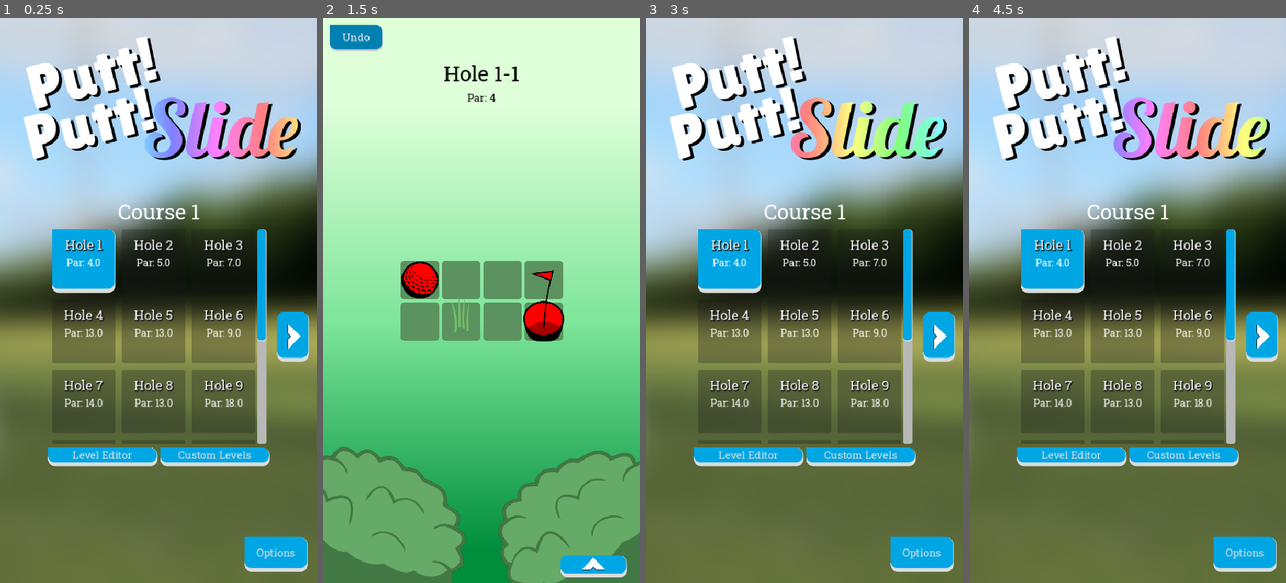
Above: before the commit, frames 1-4 (left to right).
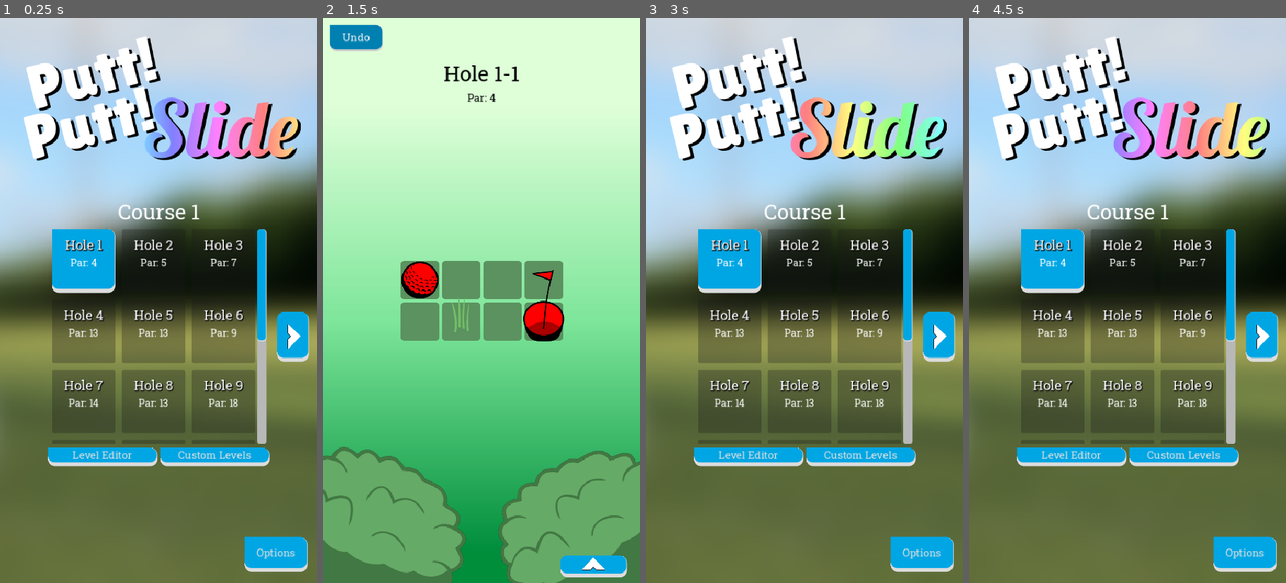
Above: after the commit, the same moments.

Repository: twincannon/GemSlide
Game: Godot game, scene res://scenes/splash_screen.tscn
Two runs of this game, one before a commit and one after it. Both use one fixed random seed, a clock stepped at 60 frames per second and the inputs below. Sound files missing from this copy of the repository are replaced by a short silence.
Inputs (mouse positions are in pixels of both pictures, inside the frame that each line leads up to):
- Up to frame 1 (0.25 s): no input
- Up to frame 2 (1.5 s): click (405, 260) at 0.5 s; click "Undo" at 1.25 s
- Up to frame 3 (3 s): click (915, 566) at 2 s; click "Main Menu" at 2.75 s
- Up to frame 4 (4.5 s): move the mouse to (1197, 272) at 3.52 s; hold D (right) 3.53-4.28 s; click (1197, 272) at 3.6 s; move the mouse to (1064, 328) at 4.27 s; hold S (down) from 4.28 s (still down); tap U (unlocklevels) at 4.35 s

The runs differ from the first frame. In frame 1, 1.0% of the frame differs, in the area x 20-77%, y 42-69%; in frame 2, nothing differs; in frame 3, 1.0%; in frame 4, 1.0%.

Commit message:
Misc cleanup and fixes

Diff:
--- a/scenes/main_menu.tscn
+++ b/scenes/main_menu.tscn
@@ -422,6 +422,7 @@
 icon = ExtResource("10_lpjgg")
 
 [node name="ColorPicker" type="ColorPicker" parent="OptionsContainer/MarginContainer/VBoxContainer"]
+unique_name_in_owner = true
 layout_mode = 2
 edit_alpha = false
 can_add_swatches = false
--- a/scripts/entities/entity.gd
+++ b/scripts/entities/entity.gd
@@ -25,7 +25,7 @@
 signal on_movement_done
 signal on_entity_pre_move(entity:Entity, dir:Vector2i)
 
-func _initialize_entity(game:Game):
+func _initialize_entity(_game:Game):
 	# Called after all entiites have been added and had their ready() called
 	pass
 
--- a/scripts/entities/teleporter.gd
+++ b/scripts/entities/teleporter.gd
@@ -6,7 +6,7 @@
 func _ready():
 	moves = false
 
-func _initialize_entity(game:Game):
+func _initialize_entity(_game:Game):
 	var other_teleporter = find_next_teleporter()
 	if other_teleporter:
 		$Arrow.look_at(other_teleporter.global_position)
--- a/scripts/game.gd
+++ b/scripts/game.gd
@@ -133,10 +133,7 @@
 
 	# Use the smaller scale to ensure the grid fits in both dimensions
 	var final_scale = min(scale_x, scale_y)
-
-	# Apply a maximum scale to prevent the grid from becoming too large
-	var max_scale = 3.0
-	final_scale = min(final_scale, max_scale)
+	final_scale = clamp(final_scale, 0.2, 3.0)
 
 	# Apply the scale
 	$GridAnchor.scale = Vector2(final_scale, final_scale)
@@ -494,8 +491,8 @@
 
 
 func _on_undo_button_pressed() -> void:
-	# instead of this it should check gameover
-	# but more importantly we need to pause the instant the gamestate becomes unwinnable
+	if check_goals_and_winnable()[0]:
+		return
 	set_game_paused(false)
 	game_state = GameState.PLAYING
 	%ResultContainer.visible = false
--- a/scripts/main_menu.gd
+++ b/scripts/main_menu.gd
@@ -35,7 +35,7 @@
 				var level_path = Globals.current_world_data.level_data_json[i].resource_path
 				buttons[i].set_button_score(SaveGame.get_level_score(level_path))
 				var data = Globals.current_world_data.level_data_json[i].get_data()
-				buttons[i].set_par_score(data["ParMoves"])
+				buttons[i].set_par_score(int(data["ParMoves"]))
 				#if OS.has_feature("web") == false:
 				if SaveGame.is_level_unlocked(level_path) == false:
 					buttons[i].disabled = true
@@ -91,16 +91,19 @@
 func _on_option_ball_r_pressed():
 	%OptionBallG.set_pressed(false)
 	%OptionBallB.set_pressed(false)
+	%ColorPicker.color = %OptionBallR.modulate
 
 
 func _on_option_ball_g_pressed():
 	%OptionBallR.set_pressed(false)
 	%OptionBallB.set_pressed(false)
+	%ColorPicker.color = %OptionBallG.modulate
 
 
 func _on_option_ball_b_pressed():
 	%OptionBallR.set_pressed(false)
 	%OptionBallG.set_pressed(false)
+	%ColorPicker.color = %OptionBallB.modulate
 
 
 func _on_color_picker_color_changed(color):
--- a/scripts/save_game.gd
+++ b/scripts/save_game.gd
@@ -28,7 +28,7 @@
 func is_level_unlocked(level_name):
 	return level_dict[level_name]["unlocked"] if level_dict.has(level_name) else true
 
-func get_level_score(level_name):
+func get_level_score(level_name) -> int:
 	return level_dict[level_name]["score"] if level_dict.has(level_name) else 0
 
 func save_game():
--- a/scripts/undo/undo_manager.gd
+++ b/scripts/undo/undo_manager.gd
@@ -5,7 +5,6 @@
 var game_states:Array[UndoGameState]
 
 func push_game_state():
-	print("pushing new gamestate")
 	var new_game_state := UndoGameState.new()
 	new_game_state.moves_count = game.moves
 	new_game_state.moves_array = game.moves_array.duplicate()
@@ -27,7 +26,6 @@
 func pop_game_state():
 	if game_states.size() <= 0:
 		return
-	print("Popping gamestate")
 
 	for e in game.entities:
 		e.queue_free()
@@ -63,5 +61,4 @@
 		game.update_moves_text()
 
 func remove_newest_game_state():
-	print("undoing gamestate add")
 	game_states.pop_back()
